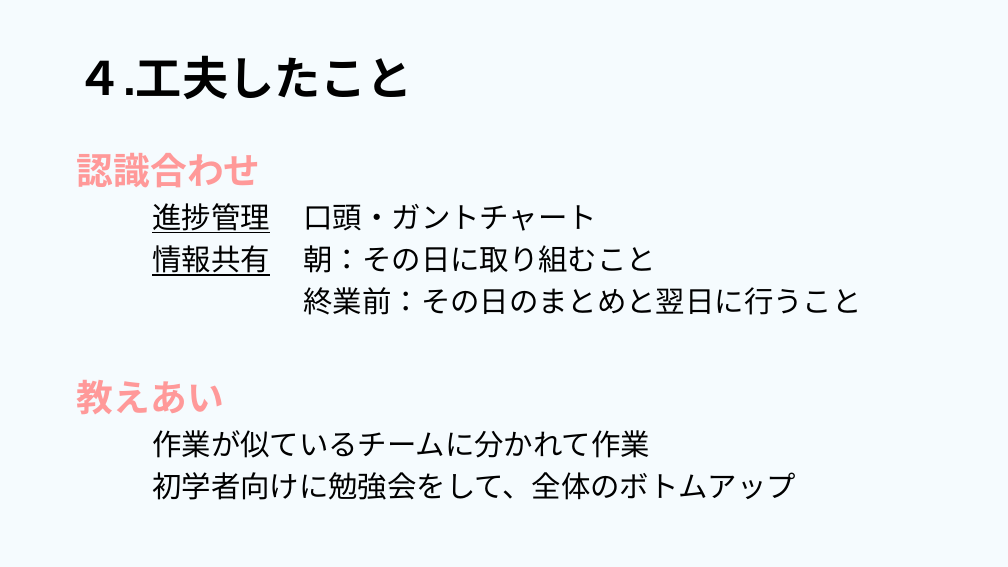
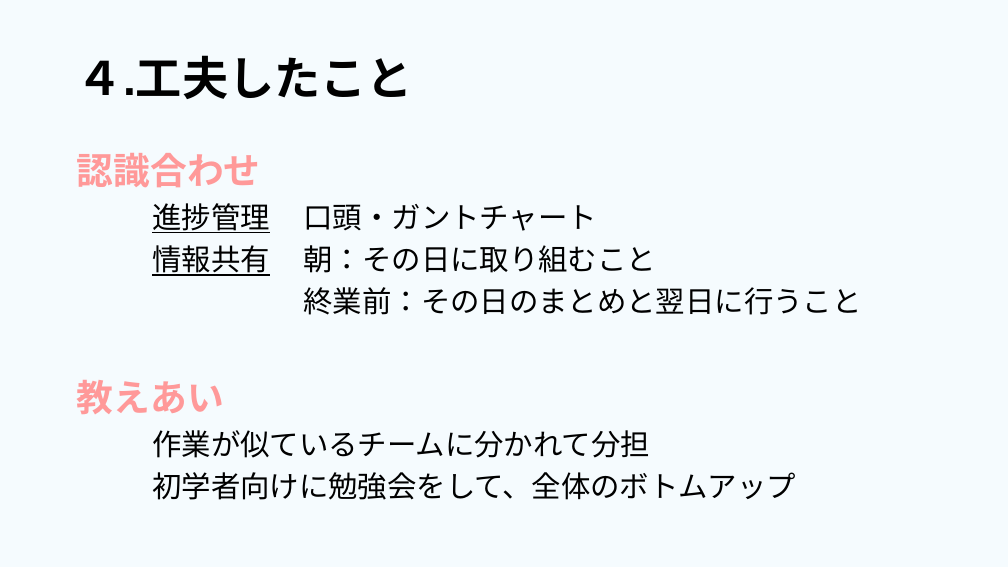
Before and after one commit to dojo2023/E-4, a slide deck: slide 22 of 共有用フォルダー/E4_そばうどん.pptx. Drawn at 1008x567 pixels with LibreOffice and Linux fonts; fonts in the diff are those of the drawing. Boxes give left, top, right and bottom in pixels: in the first picture for what was removed or moved away, otherwise in the second. Text is boxed around its words. In the diff, an @@ line names an element or a change of style, - is before the commit and + after.

```diff
--- a/共有用フォルダー/E4_そばうどん.pptx
+++ b/共有用フォルダー/E4_そばうどん.pptx
@@ text at [152, 430, 649, 458]: text changed @@
-作業が似ているチームに分かれて作業
+作業が似ているチームに分かれて分担
```
Also in this commit, not shown: 5 other slides changed.
